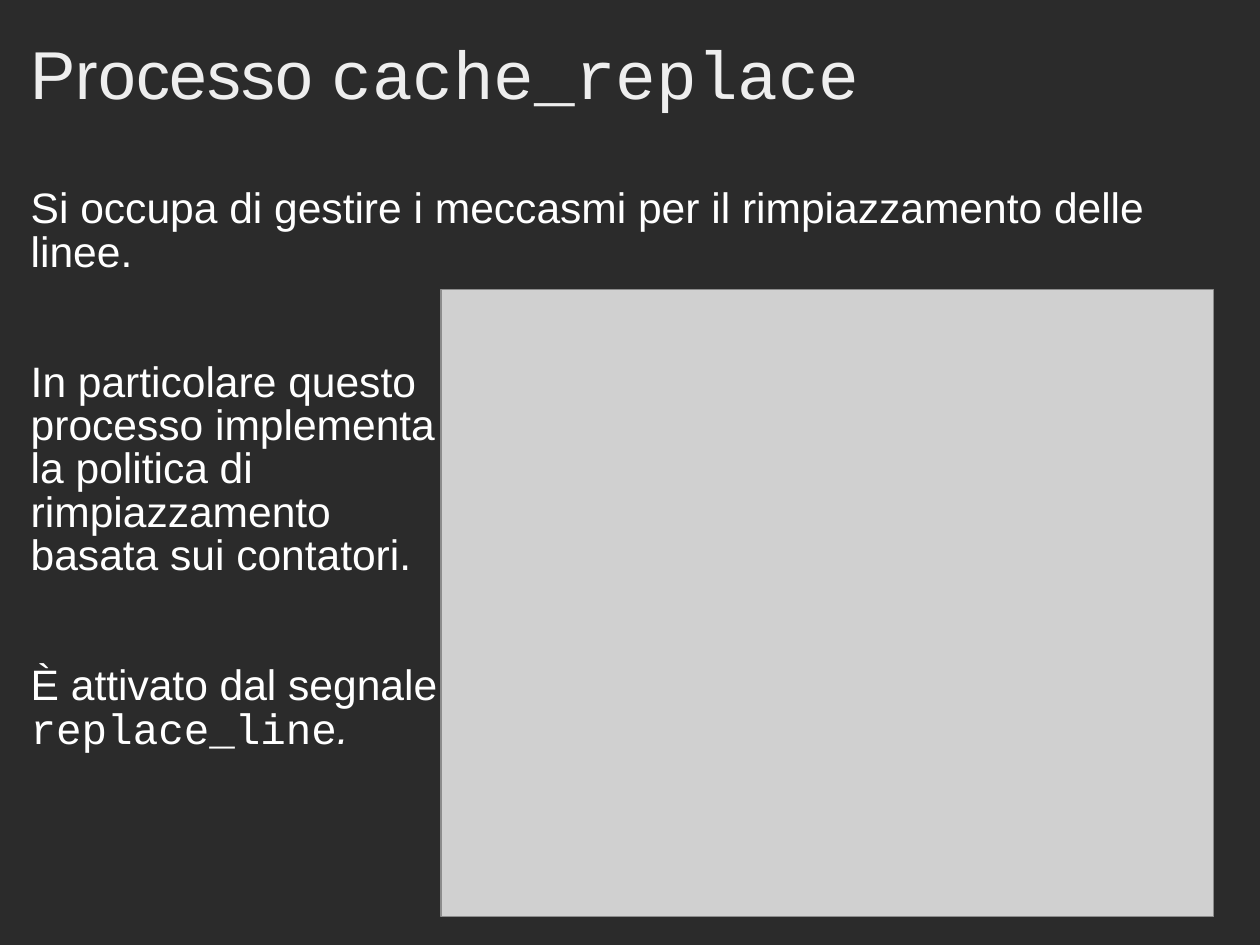
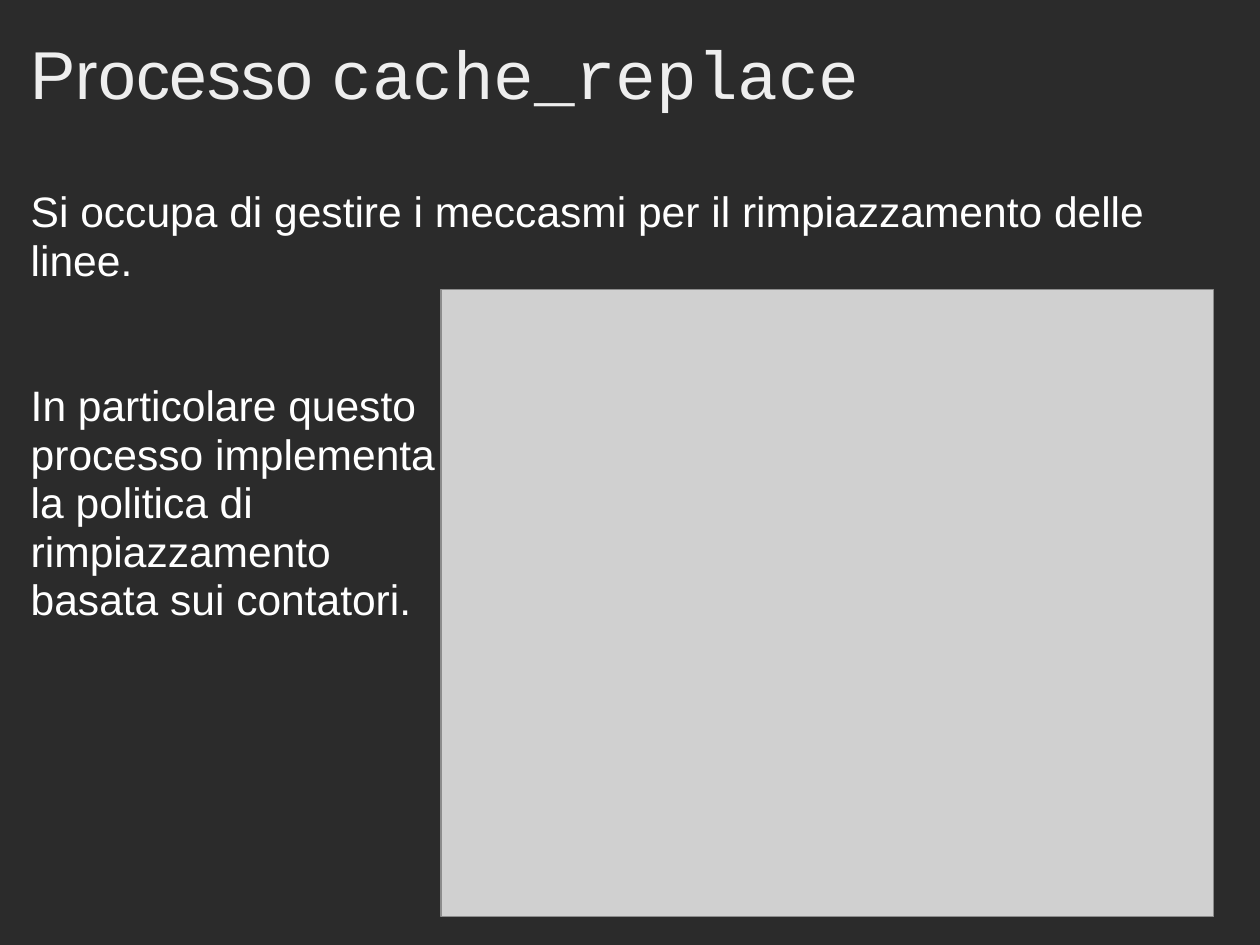
Before and after one commit to Muffo/dlxcache, a slide deck: slide 13 of Presentazione_Progetto_Cache.ppt. Drawn at 1260x945 pixels with LibreOffice and Linux fonts; fonts in the diff are those of the drawing; grey boxes stand for pictures; background and template pictures are left out; a plain dark background stands for a picture behind light text. Boxes give left, top, right and bottom in pixels: in the first picture for what was removed or moved away, otherwise in the second. Text is boxed around its words. In the diff, an @@ line names an element or a change of style, - is before the commit and + after.

```diff
--- a/Presentazione_Progetto_Cache.ppt
+++ b/Presentazione_Progetto_Cache.ppt
@@ text "Si occupa di gestire i ..." at (x1=31, y1=196, x2=1144, y2=616): line spacing 0.85 to 0.95 @@
@@ text at (x1=31, y1=666, x2=437, y2=753): paragraphs removed @@
-È attivato dal segnale
-replace_line.
```
Also in this commit, not shown: 14 other slides changed, 6 other files.
